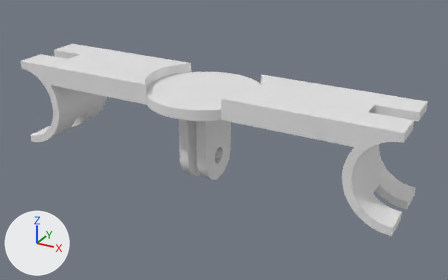
The glTF model aerobar-crossbar/aerobar_crossbar.glb: old version first, new version second.
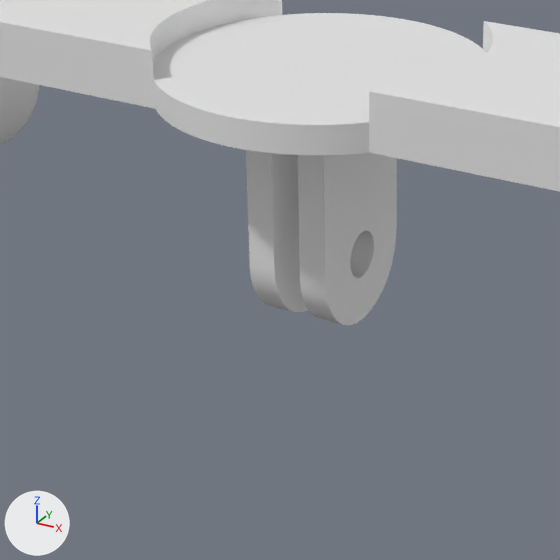
There are two pictures of each version: one whole from a camera (50 mm lens) standing at (0.0869, -0.1465, 0.0694) and looking at (0.0055, 0.0015, -0.0046), one close up on the part from 21% to 64% of the width and 24% to 93% of the height. Lighting does not change. The marker at lower left points along +X, +Y and +Z. The last two pictures show the newer version. Where no turn or scale is listed for an object, it has been applied to the vertices. Vertices at exactly the same position are counted once.

The first close-up shows '=>[0:1:1:2]'.
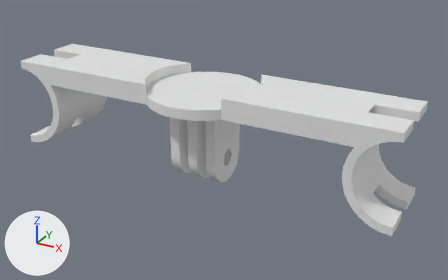
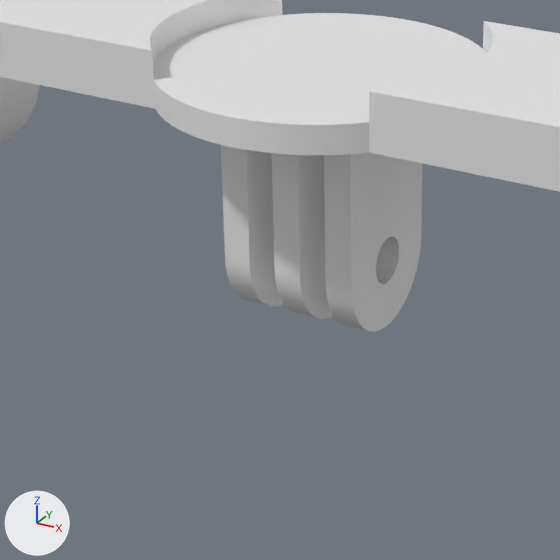
Location of each change, [x1, y1, x2, y2] in pixels of the close-ups (560 x 560 px):
'=>[0:1:1:2]', reshaped: before [0, 0, 560, 325]; after [0, 0, 560, 332]
part 1 of me_aerobar_crossbar, added: after [221, 145, 422, 332]

What changed in the scene script:
```text
Change me_aerobar_crossbar:
    used by ob_0_1_1_2; location = (0.0, 0.0, 0.0)
    remove me_aerobar_crossbar.from_pydata(...)  # 1700 vertices, 3412 faces; spans x -0.06..0.06, y -0.017..0.017, z -0.0167..0.0138
    add me_aerobar_crossbar.from_pydata(...)  # 2084 vertices, 4184 faces; spans x -0.06..0.06, y -0.017..0.017, z -0.0167..0.0138
    me_aerobar_crossbar part 1: 384 vertices added at x -0.0075..0.0075, y -0.0075..0.0075, z -0.0167..0.0078
```
